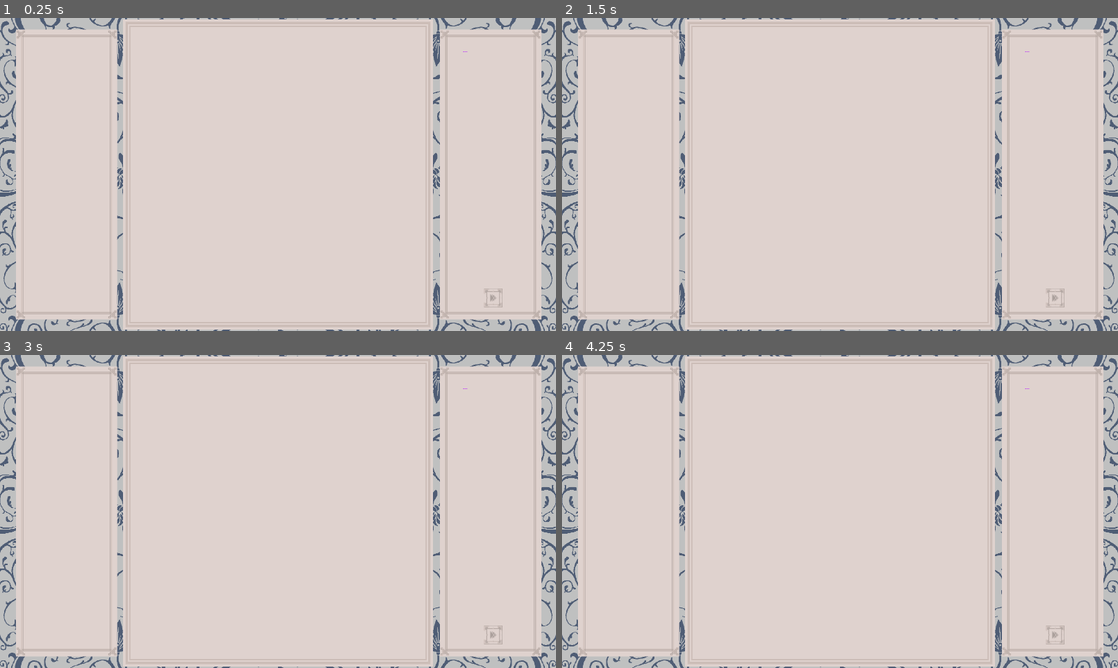
Above: before the commit, frames 1-4 (two rows, left to right).
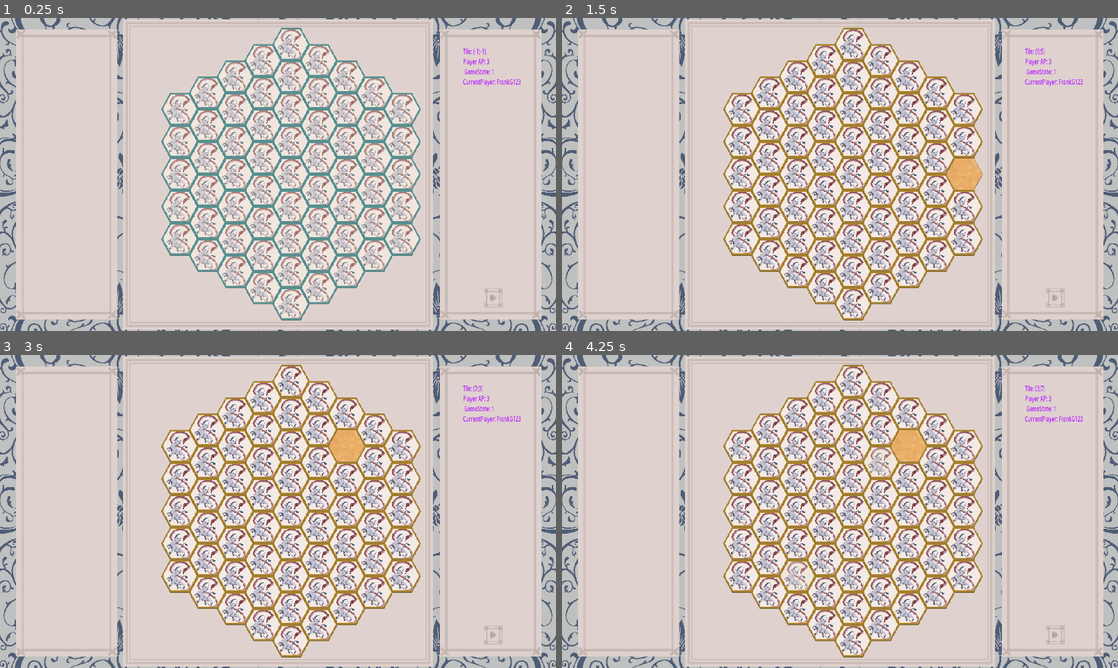
Above: after the commit, the same moments.

Repository: jy4be/gamejam-2025
Game: Godot game, scene res://root.tscn
Two runs of this game, one before a commit and one after it. Both use one fixed random seed, a clock stepped at 60 frames per second and the inputs below.
Inputs (mouse positions are in pixels of both pictures, inside the frame that each line leads up to):
- Up to frame 1 (0.25 s): no input
- Up to frame 2 (1.5 s): click (1056, 296) at 0.5 s; tap Enter at 1.25 s; move the mouse to (962, 158) at 1.27 s; hold D from 1.28 s (still down); hold E from 1.28 s (still down); click (962, 158) at 1.42 s
- Up to frame 3 (3 s): tap Space at 2 s; move the mouse to (166, 527) at 2.02 s; release D at 2.03 s; release E at 2.03 s; hold A 2.03-2.78 s; tap E at 2.1 s; click (166, 527) at 2.17 s; tap Enter at 2.75 s; move the mouse to (333, 442) at 2.77 s; hold D from 2.78 s (still down); hold E from 2.78 s (still down); click (333, 442) at 2.92 s
- Up to frame 4 (4.25 s): keep holding D; tap Space at 3.5 s; move the mouse to (812, 574) at 3.52 s; release E at 3.53 s; tap E at 3.6 s; click (812, 574) at 3.67 s

The runs differ from the first frame. In frame 1, 13% of the frame differs, in the area x 29-94%, y 3-97%; in frame 2, 16%; in frame 3, 16%; in frame 4, 16%.
Error before the commit: Parse Error: Could not parse global class "Tile" from "res://Scripts/Tile.gd". (res://Scripts/SignalBus.gd:3)
Error after the commit: Invalid access to property or key 'global_position' on a base object of type 'Nil'. (res://Scripts/map.gd:116)

Commit message:
fireball part 2

Diff:
--- a/Scripts/Effects/EffectsFireBall.gd
+++ b/Scripts/Effects/EffectsFireBall.gd
@@ -15,7 +15,7 @@
 func onSelection(selectedTile : Vector2i):
 	for tile:Tile in highlight.map(GlobalVariables.map.getTile):
 		if tile:
-			tile.setStateFlag(Tile.TILE_STATE.EFFECT_PREVIEW,false)
+			tile.setStateFlag(Tile.TILE_STATE.EFFECT_PREVIEW_TARGET,false)
 			var unit:Unit = getUnitOnTile(GlobalVariables.map.getIndexOfTile(tile))
 			if unit:
 				unit.health -= 1
@@ -26,14 +26,14 @@
 func onHighlight(tileUnderMouse : Vector2i):
 	for tile:Tile in highlight.map(GlobalVariables.map.getTile):
 		if tile:
-			tile.setStateFlag(Tile.TILE_STATE.EFFECT_PREVIEW,false)
+			tile.setStateFlag(Tile.TILE_STATE.EFFECT_PREVIEW_TARGET,false)
 	var dist = GlobalVariables.map.getDistance(origin,tileUnderMouse)
 
 	if dist >= minRange && dist <= maxRange:
 		highlight = GlobalVariables.map.getNeighbors(tileUnderMouse)
 		for tile:Tile in highlight.map(GlobalVariables.map.getTile):
 			if tile:
-				tile.setStateFlag(Tile.TILE_STATE.EFFECT_PREVIEW,true)
+				tile.setStateFlag(Tile.TILE_STATE.EFFECT_PREVIEW_TARGET,true)
 	pass
 
 func getSpritePath()->String:
--- a/Scripts/Tile.gd
+++ b/Scripts/Tile.gd
@@ -5,6 +5,7 @@
 @onready var selectable: Sprite2D = $Sprite2D/Selection
 @onready var hover: Sprite2D = $Sprite2D/Hover
 @onready var debugMark: Sprite2D = $Sprite2D/Hover
+@onready var targerMark: Sprite2D = $Sprite2D/TargetMarker
 
 var _tileState: int = 0
 var tileEffect : IEffect = null
@@ -14,8 +15,8 @@
 	SELECTABLE = 0x10,
 	FLIPPED = 0x02,
 	ALREADY_TRIGGERED = 0x04,
-	DEBUG = 0x20
-	EFFECT_PREVIEW = 0x40
+	DEBUG = 0x20,
+	EFFECT_PREVIEW_TARGET = 0x40
 }
 
 func setStateFlag(flag: TILE_STATE, value: bool):
@@ -34,9 +35,12 @@
 	selectable.visible = false
 	hover.visible = false
 	debugMark.visible = false
+	targerMark.visible = false
 	sprite.texture = load("res://Assets/BackfaceVariant.png")
 	#if isStateFlag(TILE_STATE.SELECTED):
 		#sprite.texture = load("res://Assets/Bestagon_flip.png")
+	if isStateFlag(TILE_STATE.EFFECT_PREVIEW_TARGET):
+		targerMark.visible = true
 	if isStateFlag(TILE_STATE.HOVERED):
 		hover.visible = true
 		if isStateFlag(TILE_STATE.FLIPPED):
--- a/scenes/tile.tscn
+++ b/scenes/tile.tscn
@@ -1,10 +1,11 @@
-[gd_scene load_steps=6 format=3 uid="uid://csjctkn23kt3h"]
+[gd_scene load_steps=7 format=3 uid="uid://csjctkn23kt3h"]
 
 [ext_resource type="Script" uid="uid://dpi2lser1kf0v" path="res://Scripts/Tile.gd" id="1_ywnoi"]
 [ext_resource type="Texture2D" uid="uid://cuxhawhtdb2mn" path="res://Assets/Backface.png" id="2_ywnoi"]
 [ext_resource type="Texture2D" uid="uid://bw4kfb3bju43b" path="res://Assets/ZusatzMarker.png" id="3_6p3j2"]
 [ext_resource type="Texture2D" uid="uid://bpeoq6vvjtdv3" path="res://Assets/Selection.png" id="3_jy7pm"]
 [ext_resource type="Texture2D" uid="uid://degphpk2ftrr4" path="res://Assets/Target.png" id="4_q7utx"]
+[ext_resource type="Texture2D" uid="uid://cbjmnumrm18y8" path="res://Assets/OnTile.png" id="5_gtpg2"]
 
 [node name="Tile" type="Node2D"]
 script = ExtResource("1_ywnoi")
@@ -24,7 +25,7 @@
 
 [node name="DebugMark" type="Sprite2D" parent="Sprite2D"]
 visible = false
-z_index = 3
+z_index = 4
 texture = ExtResource("3_6p3j2")
 
 [node name="Selection" type="Sprite2D" parent="Sprite2D"]
@@ -34,6 +35,11 @@
 
 [node name="Hover" type="Sprite2D" parent="Sprite2D"]
 z_index = 2
+texture = ExtResource("5_gtpg2")
+
+[node name="TargetMarker" type="Sprite2D" parent="Sprite2D"]
+visible = false
+z_index = 3
 texture = ExtResource("4_q7utx")
 
 [connection signal="input_event" from="Sprite2D/Area2D" to="." method="_on_area_2d_input_event"]
